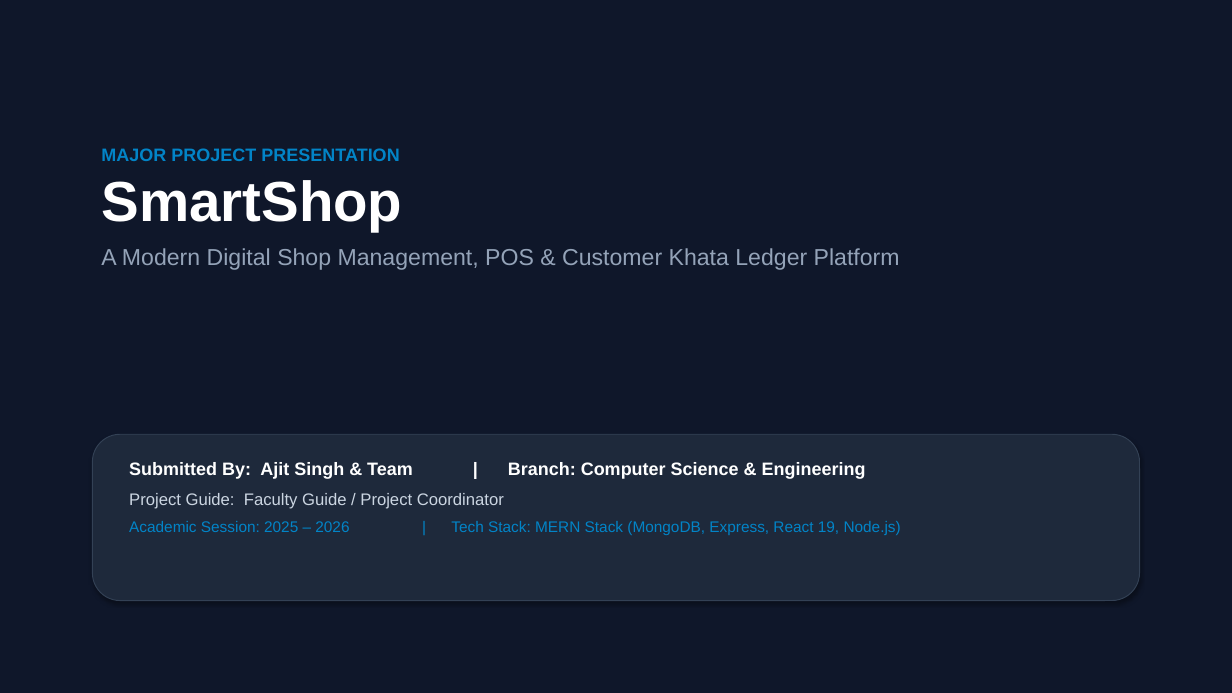
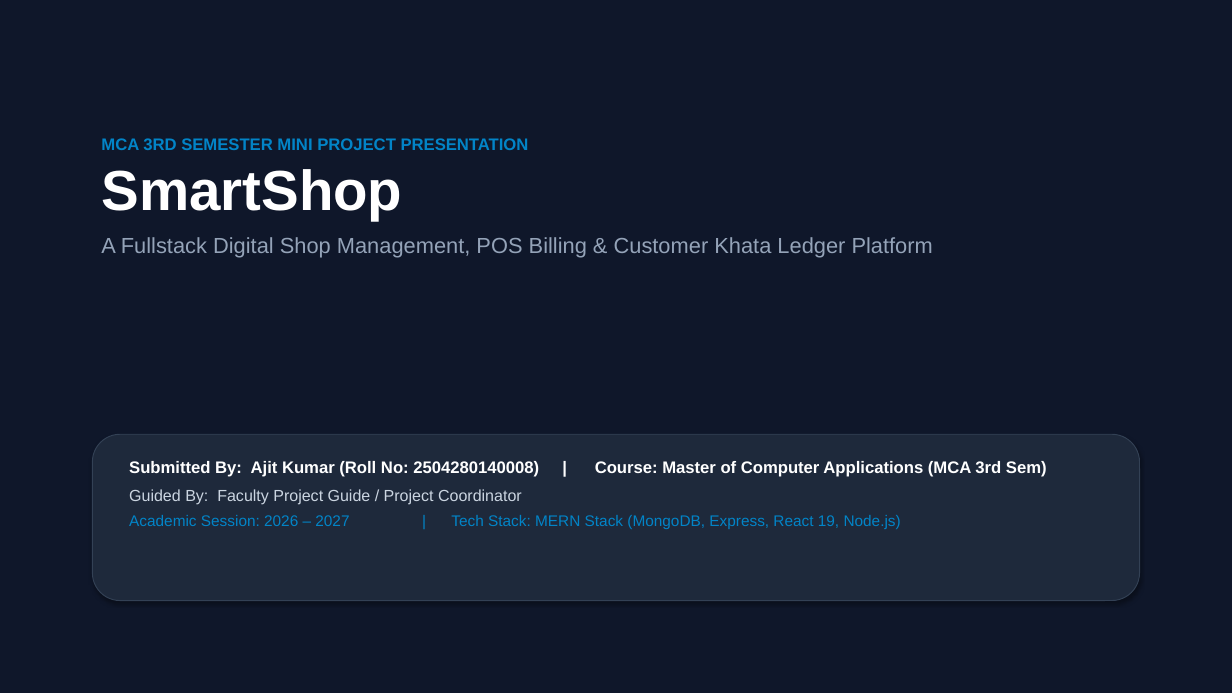
Before and after one commit to Ajitsingh57/SmartShop, a slide deck: slide 1 of docs/SmartShop_Project_Presentation.pptx. Drawn at 1232x693 pixels with LibreOffice and Linux fonts; fonts in the diff are those of the drawing. Boxes give left, top, right and bottom in pixels: in the first picture for what was removed or moved away, otherwise in the second. Text is boxed around its words. In the diff, an @@ line names an element or a change of style, - is before the commit and + after.

Commit message:
feat: isolate admin/customer auth sessions, fix protected route redirect, and update MCA synopsis & docs

```diff
--- a/docs/SmartShop_Project_Presentation.pptx
+++ b/docs/SmartShop_Project_Presentation.pptx
@@ text "MCA 3RD SEMESTER MINI PROJECT ...": place and size @@
-text "MCA 3RD SEMESTER MINI PROJECT ..." at box(101, 148, 900, 270)
+text "MCA 3RD SEMESTER MINI PROJECT ..." at box(101, 138, 933, 258)
@@ text at box(101, 138, 529, 150): text changed; size 14 to 13 pt @@
-MAJOR PROJECT PRESENTATION
+MCA 3RD SEMESTER MINI PROJECT PRESENTATION
@@ text at box(101, 237, 933, 258): text changed; size 18 to 17 pt @@
-A Modern Digital Shop Management, POS & Customer Khata Ledger Platform
+A Fullstack Digital Shop Management, POS Billing & Customer Khata Ledger Platform
@@ text at box(129, 461, 1047, 529): text changed; size 12 to 13 pt; text colour #0284C7 to #FFFFFF @@
-Submitted By: Ajit Singh & Team | Branch: Computer Science & Engineering
-Project Guide: Faculty Guide / Project Coordinator
-Academic Session: 2025 – 2026 | Tech Stack: MERN Stack (MongoDB, Express, React 19, Node.js)
+Submitted By: Ajit Kumar (Roll No: 2504280140008) | Course: Master of Computer Applications (MCA 3rd Sem)
+Guided By: Faculty Project Guide / Project Coordinator
+Academic Session: 2026 – 2027 | Tech Stack: MERN Stack (MongoDB, Express, React 19, Node.js)
```
Also in this commit, not shown: 13 other slides changed, 16 other files.
